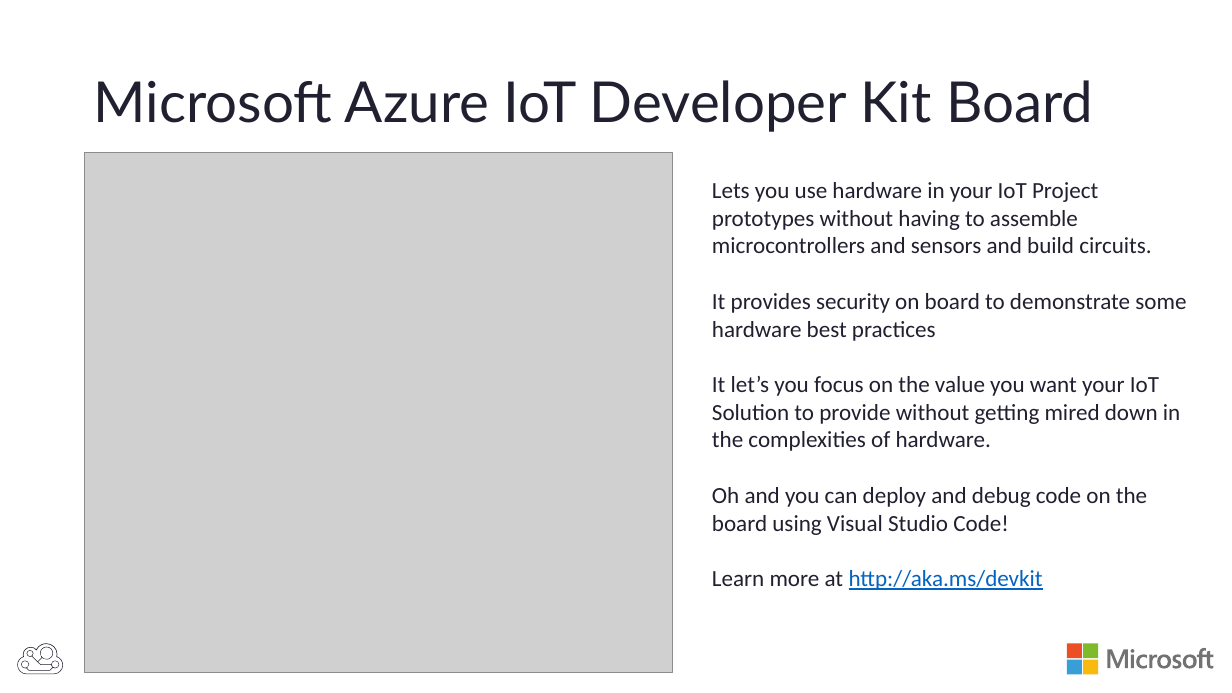
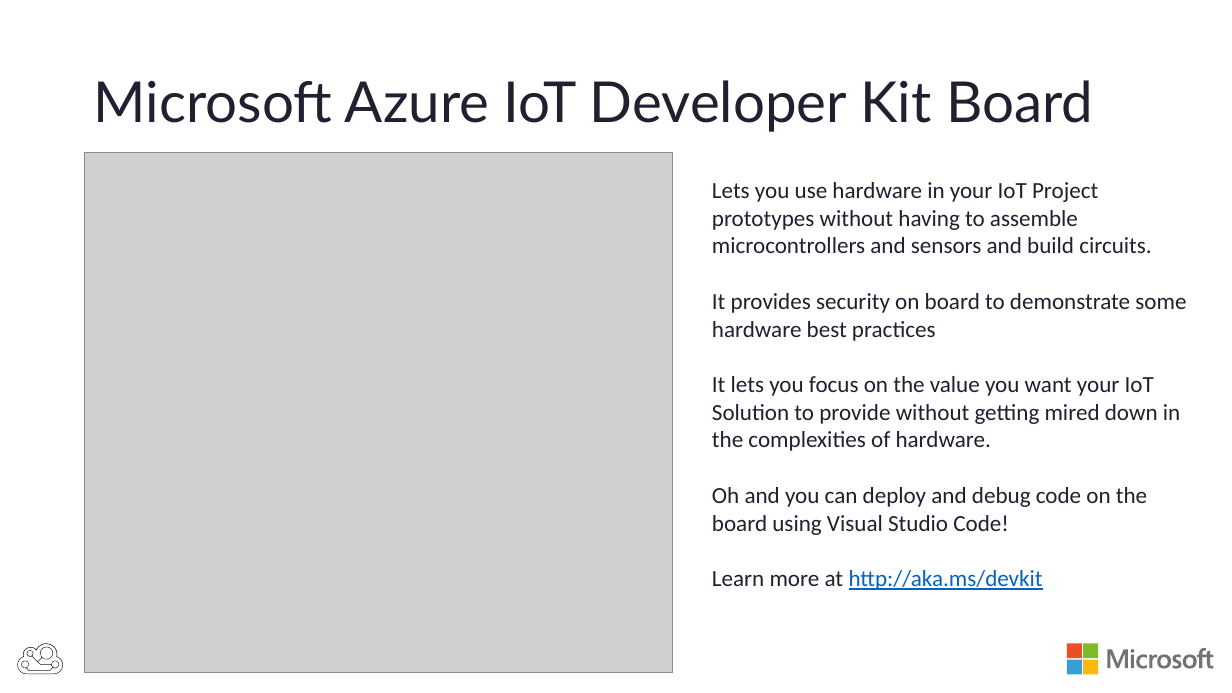
Before and after one commit to BretStateham/FlySimExpress, a slide deck: slide 4 of Slides/FlySimExpress.pptx. Drawn at 1232x693 pixels with LibreOffice and Linux fonts; fonts in the diff are those of the drawing; grey boxes stand for pictures. Boxes give left, top, right and bottom in pixels: in the first picture for what was removed or moved away, otherwise in the second. Text is boxed around its words. In the diff, an @@ line names an element or a change of style, - is before the commit and + after.

```diff
--- a/Slides/FlySimExpress.pptx
+++ b/Slides/FlySimExpress.pptx
@@ text at (712, 376, 1180, 451): text changed @@
-It let’s you focus on the value you want your IoT Solution to provide without getting mired down in the complexities of hardware.
+It lets you focus on the value you want your IoT Solution to provide without getting mired down in the complexities of hardware.
```
Also in this commit, not shown: 2 other slides changed.
